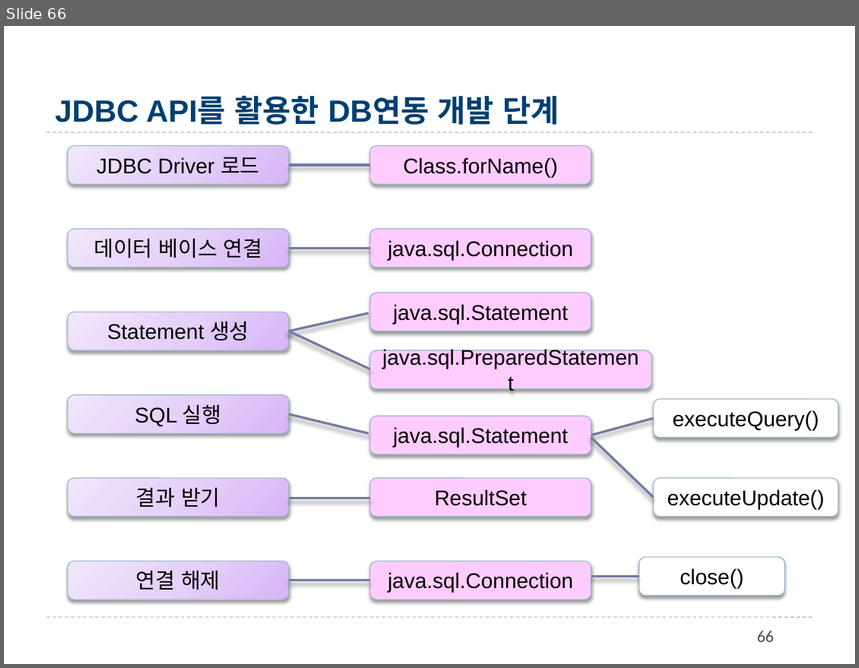
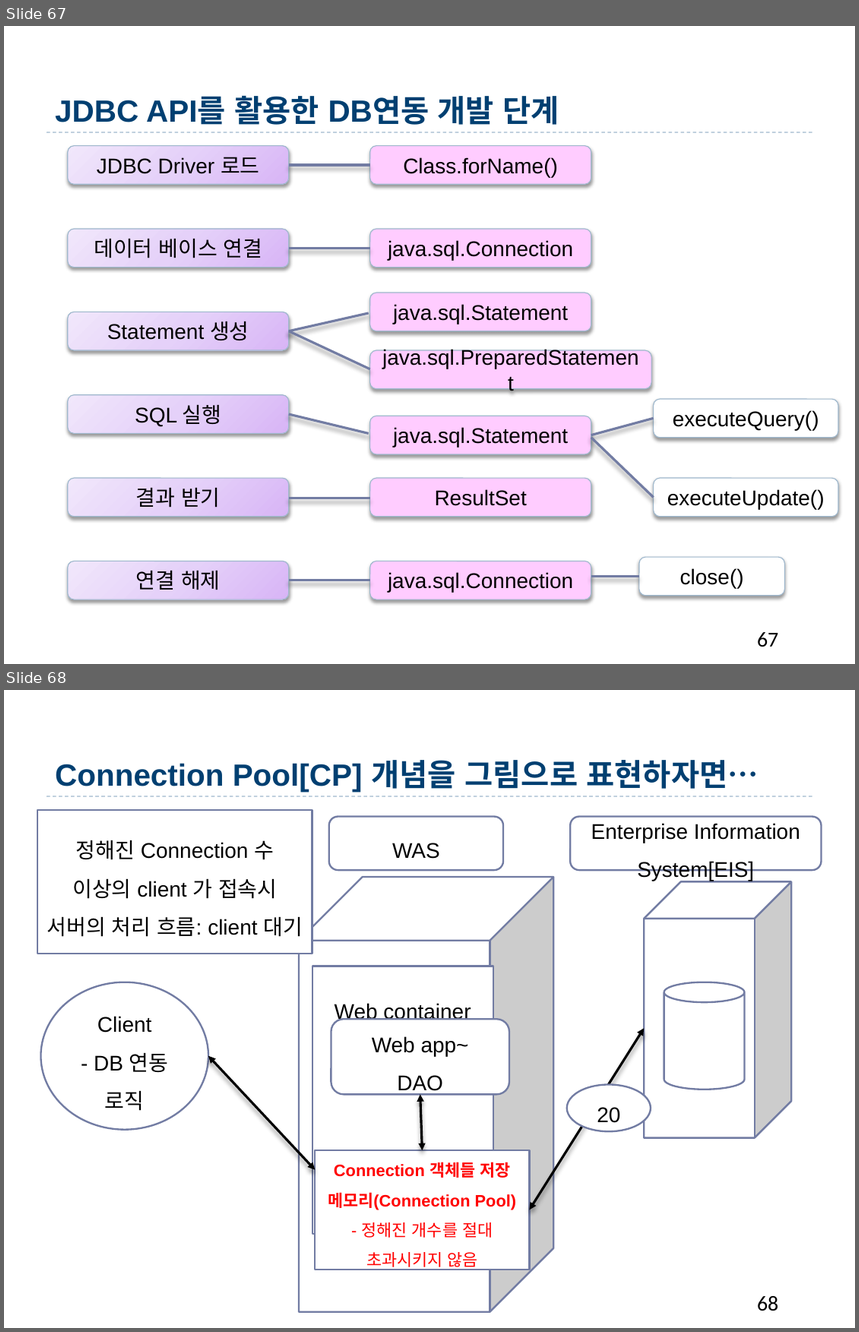
Before and after one commit to qfactor2013/BizStudyParallel, a slide deck: JSP_Servlet/4.Web[김혜경].pptx. Shown one above the other, each under a label of ours: slide 66 before the commit, slides 67 and 68 after it. The pictures are 859x668 and 859x1332 pixels, drawn with LibreOffice and Linux fonts; fonts in the diff are those of the drawing; background and template pictures are left out. Boxes give left, top, right and bottom in pixels: in the first picture for what was removed or moved away, otherwise in the second. Text is boxed around its words. In the diff, an @@ line names an element or a change of style, - is before the commit and + after.

```diff
--- a/JSP_Servlet/4.Web[김혜경].pptx
+++ b/JSP_Servlet/4.Web[김혜경].pptx
@@ slide 68 added at [4,690,855,1328], background #FFFFFF; not listed: 1 template element that a slide beside it also shows @@
@@ title added at [55,760,759,792], 26 pt, text #003F71, bold @@
+Connection Pool[CP] 개념을 그림으로 표현하자면…
@@ rectangle added at [37,810,312,954], fill #FFFFFF, outline #727CA3 1.5 pt, 18 pt, text #000000 @@
+정해진 Connection 수 이상의 client 가 접속시 서버의 처리 흐름: client 대기
@@ rounded rectangle added at [329,817,503,870], fill #FFFFFF, outline #727CA3 1.5 pt, 18 pt, text #000000 @@
+WAS
@@ rounded rectangle added at [570,817,821,870], fill #FFFFFF, outline #727CA3 1.5 pt, 18 pt, text #000000 @@
+Enterprise Information System[EIS]
@@ cube added at [299,877,553,1312], fill #FFFFFF, outline #727CA3 1.5 pt @@
@@ cube added at [644,882,791,1138], fill #FFFFFF, outline #727CA3 1.5 pt @@
@@ ellipse added at [40,983,208,1130], fill #FFFFFF, outline #727CA3 1.5 pt, 18 pt, text #000000 @@
+Client
+- DB 연동 로직
@@ rectangle added at [312,967,493,1235], fill #FFFFFF, outline #727CA3 1.5 pt, 18 pt, text #000000 @@
+Web container
@@ cylinder added at [664,983,744,1090], fill #FFFFFF, outline #727CA3 1.5 pt @@
@@ rounded rectangle added at [331,1019,509,1094], fill #FFFFFF, outline #727CA3 1.5 pt, 18 pt, text #000000 @@
+Web app~
+DAO
@@ double arrow added from (529, 1210) to (644, 1029), #000000 2 pt @@
@@ double arrow added from (208, 1056) to (315, 1170), #000000 2 pt @@
@@ double arrow added from (420, 1094) to (422, 1151), #000000 2 pt @@
@@ ellipse added at [566,1085,650,1132], fill #FFFFFF, outline #727CA3 1.5 pt, 18 pt, text #000000 @@
+20
@@ rectangle added at [315,1151,529,1270], fill #FFFFFF, outline #727CA3 1.5 pt, 14 pt, text #FF0000, bold @@
+Connection 객체들 저장 메모리(Connection Pool)
+- 정해진 개수를 절대 초과시키지 않음
@@ page number added at [757,1296,778,1312], 18 pt, text #000000 @@
+68
@@ what was slide 66 is now slide 67 @@
@@ slide 67 changed as well @@
@@ line removed from (47, 617) to (813, 617) @@
@@ page number at [757,632,778,648]: text changed; size 14 to 18 pt; text colour #464653 to #000000 @@
-66
+67
```
Also in this commit, not shown: 111 other slides changed, 4 other slides added, 2 slides removed, 48 other files.
